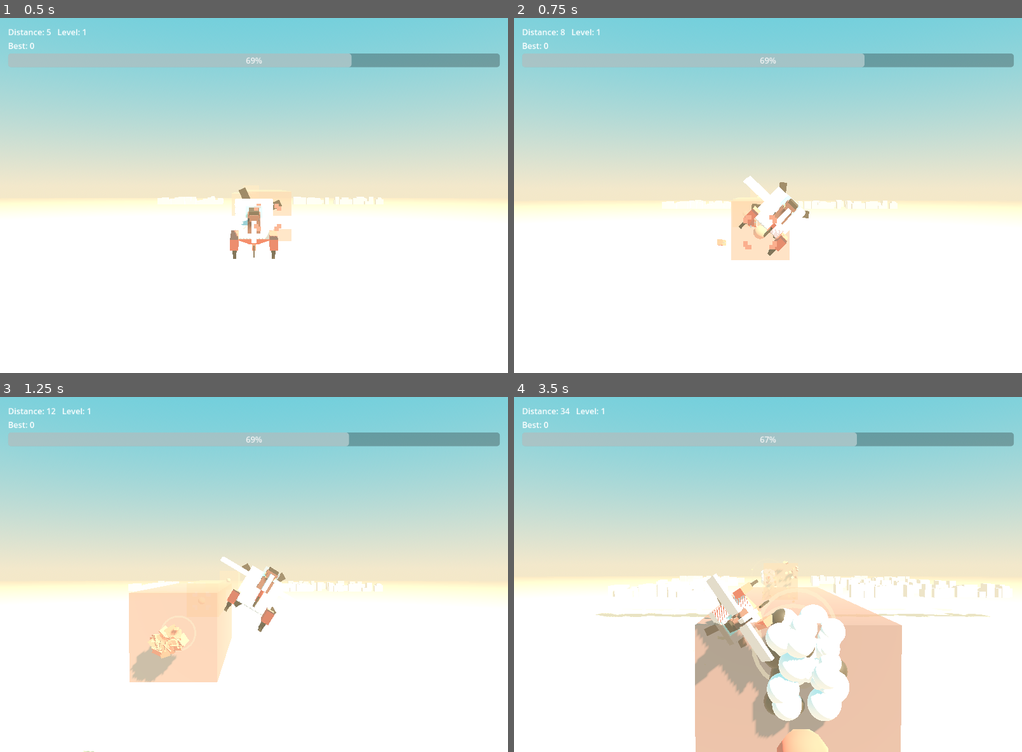
Above: before the commit, frames 1-4 (two rows, left to right).
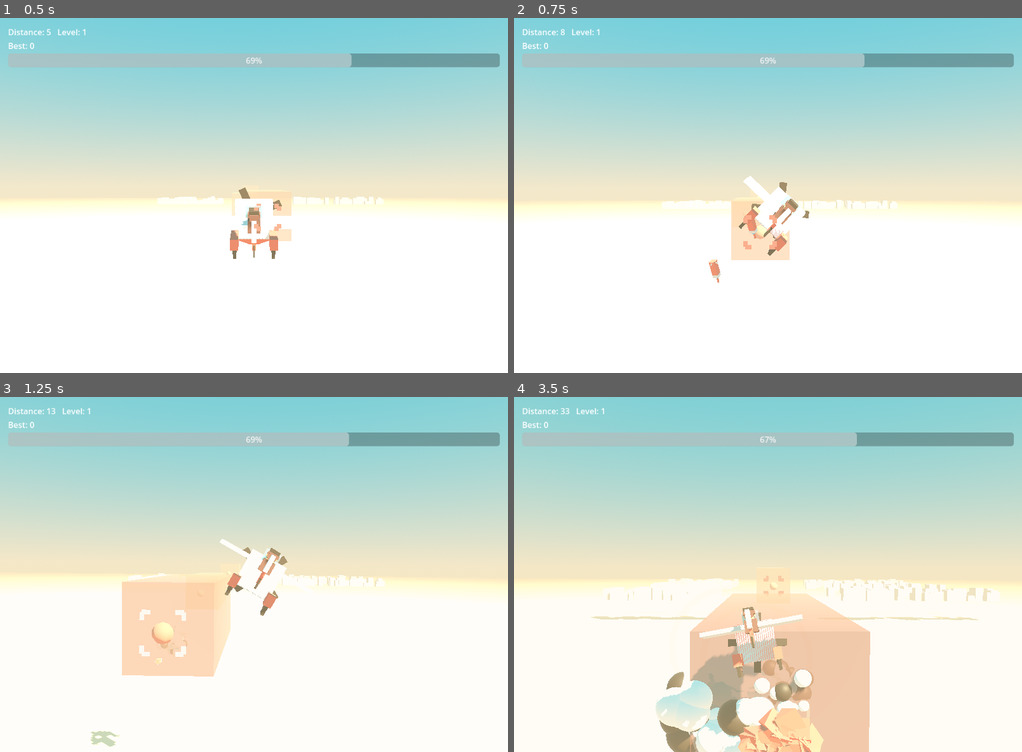
Above: after the commit, the same moments.

Repository: weathermanho/supercent
Game: Godot game, scene res://scenes/Main.tscn
The game is run twice, just before and just after one commit, with the same random seed, the same clock (stepped at 60 frames per second) and the same inputs.
Inputs (mouse positions are in pixels of both pictures, inside the frame that each line leads up to):
- Up to frame 1 (0.5 s): no input
- Up to frame 2 (0.75 s): move the mouse to (879, 177) at 0.52 s; hold Right mouse button (fire_missle) from 0.53 s (still down); click (879, 177) at 0.67 s
- Up to frame 3 (1.25 s): keep holding Right mouse button (fire_missle)
- Up to frame 4 (3.5 s): move the mouse to (666, 592) at 1.27 s; release Right mouse button (fire_missle) at 1.28 s; right-click (666, 592) at 1.35 s; click (666, 592) at 1.42 s; move the mouse to (818, 496) at 2.02 s; hold Right mouse button (fire_missle) 2.03-2.78 s; click (818, 496) at 2.17 s; move the mouse to (742, 645) at 2.77 s; right-click (742, 645) at 2.85 s; click (742, 645) at 2.92 s

Frame 1 is identical in both runs. In frame 2, 0.2% of the frame differs, in the area x 38-48%, y 56-75%; in frame 3, 3.9%; in frame 4, 16%, in the area x 10-99%, y 3-100%.

Commit message:
feat(missile): drop below the plane on launch, then boost to the target
Per request, make the two-phase flight read clearly: the missile is now ejected
DOWNWARD (strong down + gentle forward) so it visibly drops below the plane,
then the booster ignites and homes onto the locked target. Launch no longer
aims at the target — the drop comes first, homing does the rest.

Co-Authored-By: Claude Opus 4.7 <noreply@anthropic.com>

Diff:
--- a/godot_project/scripts/GameConfig.gd
+++ b/godot_project/scripts/GameConfig.gd
@@ -89,13 +89,15 @@
 var best_distance: int = 0
 
 # Missile tuning (moved out of Missle.gd so it can be tweaked at runtime).
-var missile_initial_forward_speed: float = 220.0  # punchy forward launch (was 120)
-var missile_initial_drop_speed: float = 20.0      # small ejection dip only (was 60)
-var missile_drop_gravity: float = 200.0       # gravity during drop phase (was 500 — less plunge)
-var missile_boost_gravity: float = 60.0       # gravity also during boost phase (was 120)
-var missile_boost_accel: float = 1100.0       # homing strength for normal targets (was 800)
+# Two-phase flight: the missile is first DROPPED below the plane (gentle forward
+# + strong downward eject), then the booster lights and it homes at the target.
+var missile_initial_forward_speed: float = 70.0   # gentle forward push during the drop
+var missile_initial_drop_speed: float = 150.0     # strong downward eject so it visibly falls below the plane
+var missile_drop_gravity: float = 220.0       # extra downward pull during the drop phase
+var missile_boost_gravity: float = 60.0       # mild gravity once boosting (unlocked shots)
+var missile_boost_accel: float = 1100.0       # homing strength for normal targets
 var missile_max_speed: float = 2200.0
-var missile_drop_duration: float = 0.18       # shorter ejection before the booster (was 0.3)
+var missile_drop_duration: float = 0.24       # visible drop before the booster ignites
 var missile_scale_stage1: float = 0.22
 var missile_scale_stage2: float = 0.38
 var missile_scale_stage3: float = 0.6
--- a/godot_project/scripts/Main.gd
+++ b/godot_project/scripts/Main.gd
@@ -329,25 +329,15 @@
 		2: m.missile_scale = GameConfig.missile_scale_stage2
 		_: m.missile_scale = GameConfig.missile_scale_stage3
 
-	# Aim FORWARD (+X) toward the locked target — targets are ahead of the
-	# plane, so the missile visibly flies at what it tracks. Without a lock it
-	# flies straight forward (NOT toward the cursor, which sits on the plane's
-	# own depth plane and would send the shot backwards like a waterfall).
+	# Two-phase launch: EJECT the missile downward (+ a gentle forward push) so it
+	# visibly drops below the plane first; the booster (Missle.step) then ignites
+	# and homes onto the locked target. We do NOT aim at the target on launch —
+	# the drop comes first. Fan spread (yaw) is applied to the forward push.
 	var tgt: Node3D = _find_missle_target()
-	var aim: Vector3 = Vector3.RIGHT
-	if tgt != null:
-		var to_t: Vector3 = tgt.position - m.position
-		if to_t.length_squared() > 1.0:
-			aim = to_t.normalized()
-	# Tilt by yaw_offset (fan spread, rotate around Y).
-	if absf(yaw_offset_deg) > 0.01:
-		aim = aim.rotated(Vector3.UP, deg_to_rad(yaw_offset_deg))
-
-	# Mostly aim-driven; only a hint of inherited plane velocity so a locked shot
-	# goes at the target instead of veering off in the plane's heading.
-	var forward_speed: float = GameConfig.missile_initial_forward_speed
-	var drop_speed: float = GameConfig.missile_initial_drop_speed
-	m.velocity = aim * forward_speed + Vector3.DOWN * drop_speed + airplane.estimated_velocity * 0.15
+	var fwd: Vector3 = Vector3.RIGHT.rotated(Vector3.UP, deg_to_rad(yaw_offset_deg))
+	m.velocity = fwd * GameConfig.missile_initial_forward_speed \
+		+ Vector3.DOWN * GameConfig.missile_initial_drop_speed \
+		+ airplane.estimated_velocity * 0.15
 	m.target = tgt
 
 
